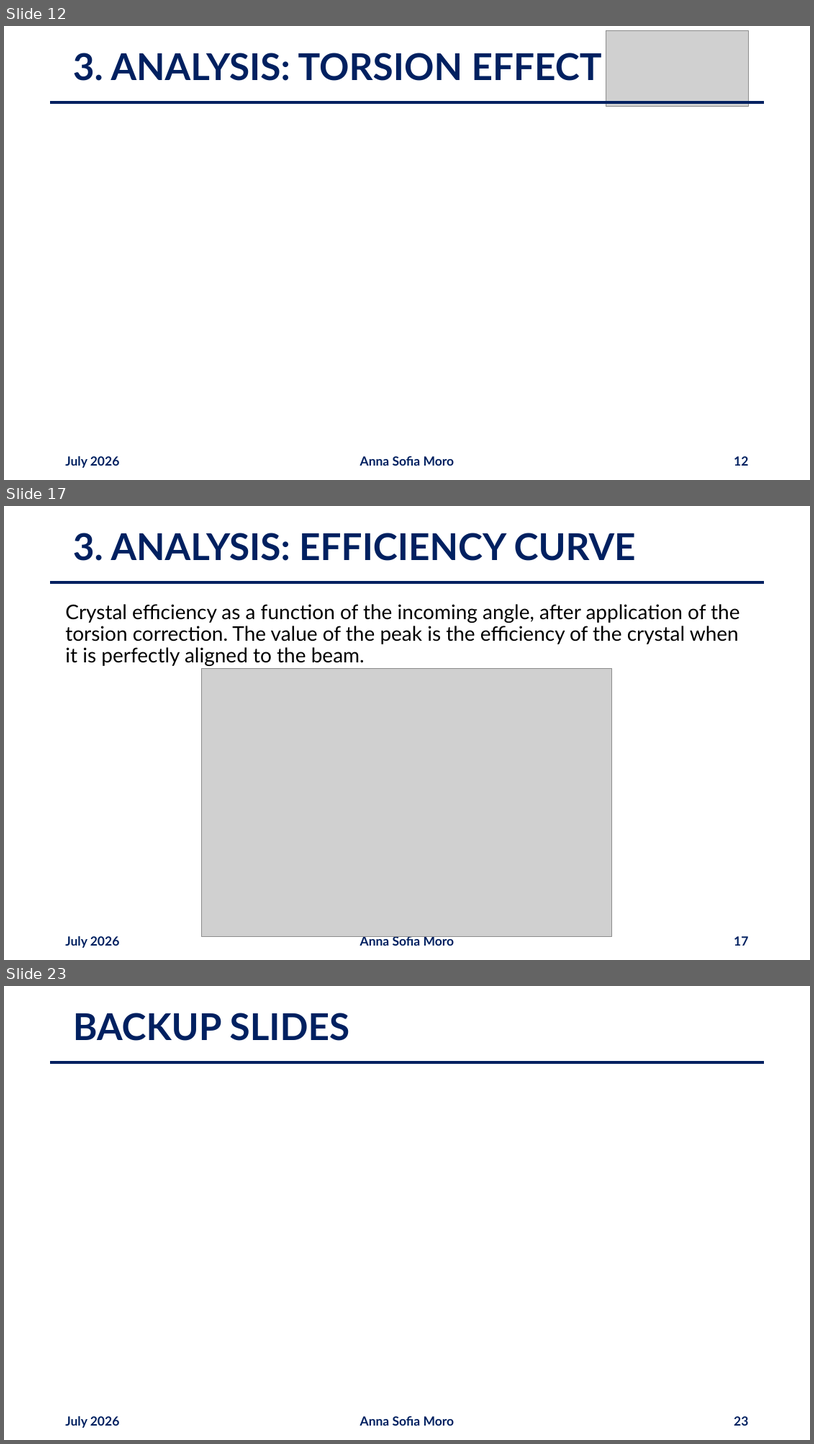
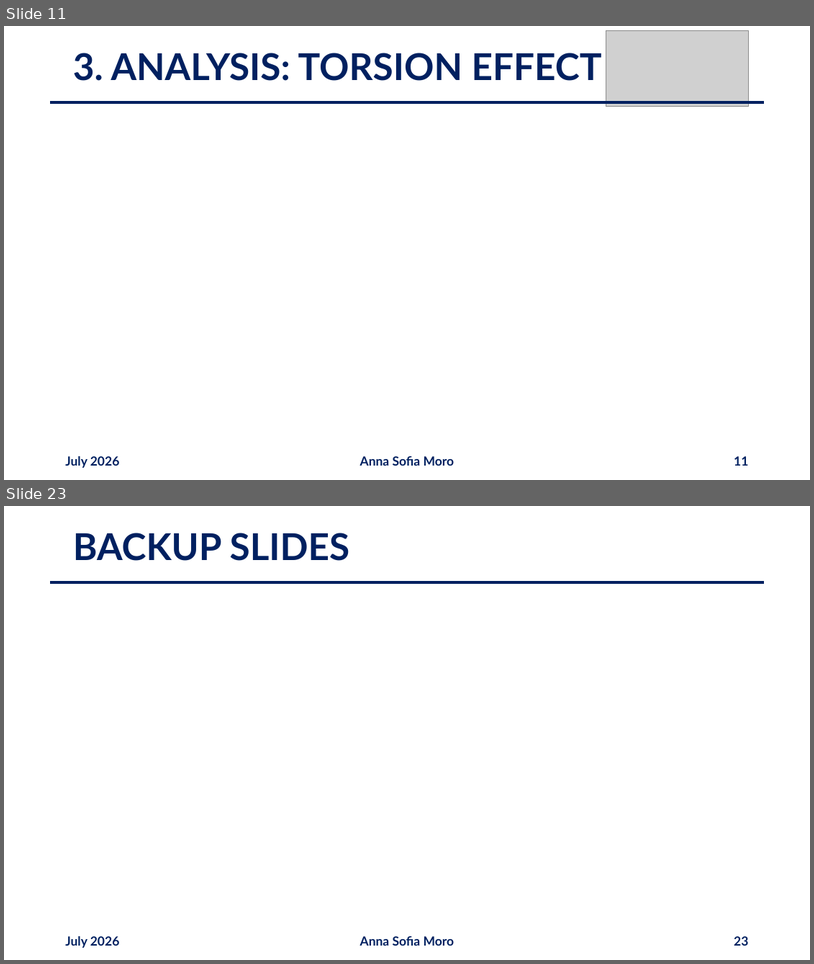
Before and after one commit to annaasofia/tesi, a slide deck: slides/week5.pptx. Shown one above the other, each under a label of ours: slides 12, 17 and 23 before the commit, slides 11 and 23 after it; the slides between them are not shown. The pictures are 814x1444 and 814x964 pixels, drawn with LibreOffice and Linux fonts; fonts in the diff are those of the drawing; grey boxes stand for pictures. Boxes give left, top, right and bottom in pixels: in the first picture for what was removed or moved away, otherwise in the second. Text is boxed around its words. In the diff, an @@ line names an element or a change of style, - is before the commit and + after.

```diff
--- a/slides/week5.pptx
+++ b/slides/week5.pptx
@@ slide 17 removed at (4, 506, 810, 960), background #FFFFFF @@
@@ title removed at (73, 533, 636, 561) @@
-3. ANALYSIS: EFFICIENCY CURVE
@@ line removed from (50, 582) to (764, 582) @@
@@ text removed at (65, 604, 740, 666) @@
-Crystal efficiency as a function of the incoming angle, after application of the torsion correction. The value of the peak is the efficiency of the crystal when it is perfectly aligned to the beam.
@@ picture removed at (202, 668, 612, 936) @@
@@ text removed at (65, 936, 120, 947) @@
-July 2026
@@ text removed at (360, 936, 455, 945) @@
-Anna Sofia Moro
@@ page number removed at (734, 936, 748, 945) @@
-17
@@ what was slide 12 is now slide 11 @@
@@ page number at (734, 456, 748, 465): text changed @@
-12
+11
```
Also in this commit, not shown: 17 slides changed, 1 slide added, 1 other slide removed, 1 other file.
